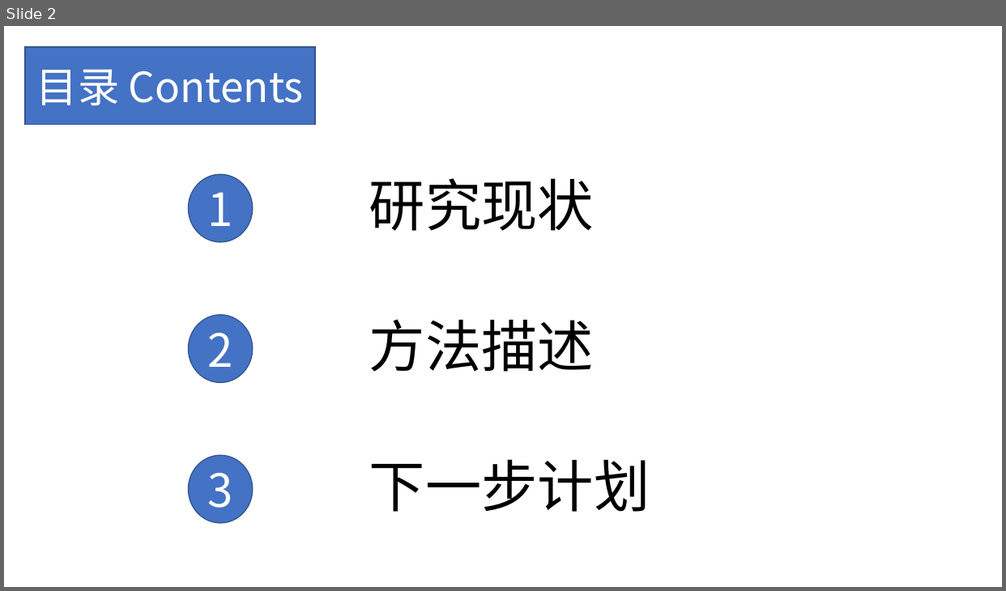
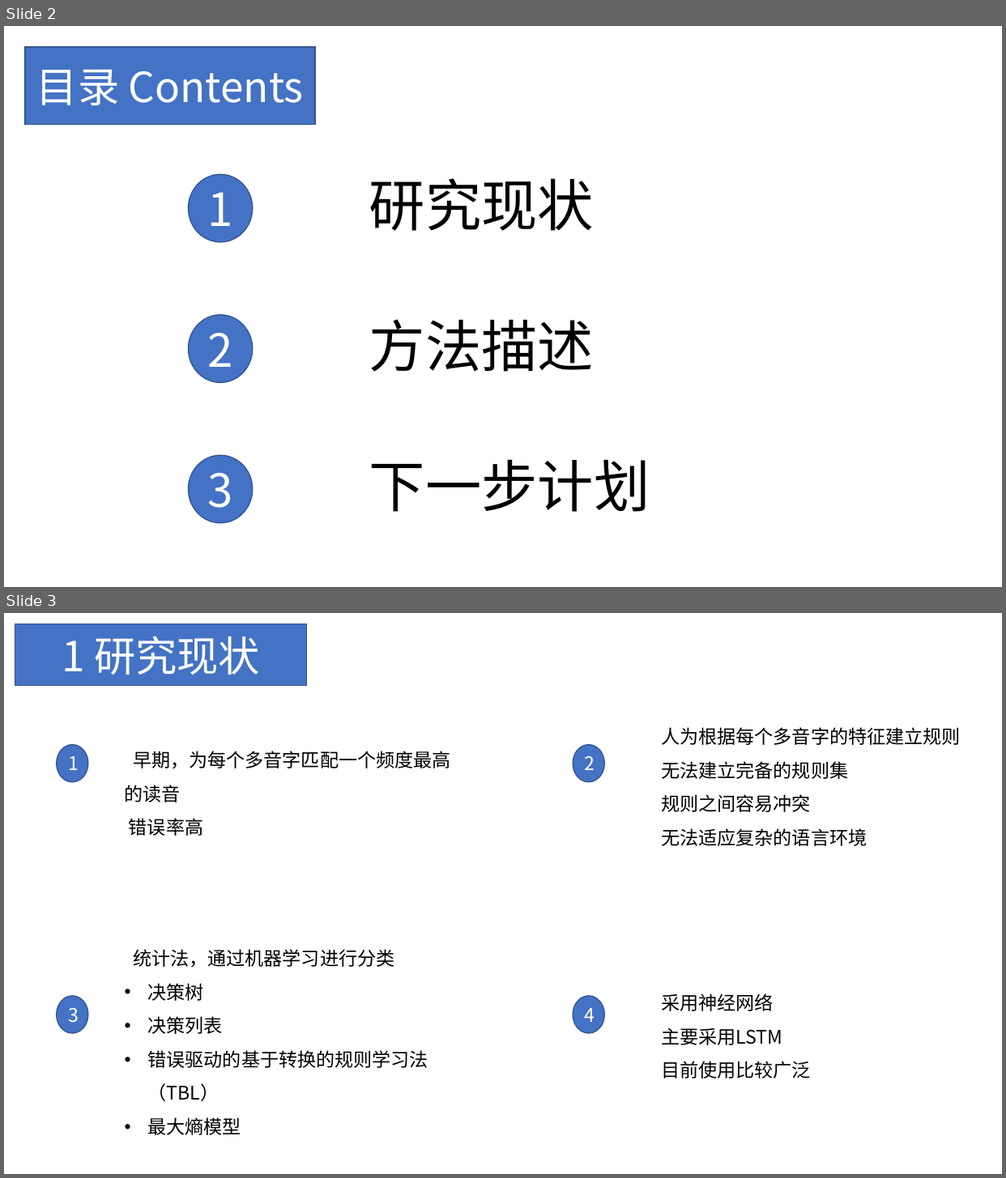
Before and after one commit to hjzin/PolyphoneDisambiguation, a slide deck: presentations/问题理解.pptx. Shown one above the other, each under a label of ours: slide 2 before the commit, slides 2 and 3 after it. The pictures are 1006x591 and 1006x1178 pixels, drawn with LibreOffice and Linux fonts; fonts in the diff are those of the drawing. Boxes give left, top, right and bottom in pixels: in the first picture for what was removed or moved away, otherwise in the second. Text is boxed around its words. In the diff, an @@ line names an element or a change of style, - is before the commit and + after.

```diff
--- a/presentations/问题理解.pptx
+++ b/presentations/问题理解.pptx
@@ slide 3 added at <box>4,613,1002,1174</box>, background #FFFFFF @@
@@ rectangle added at <box>15,624,307,686</box>, fill #4472C4, outline #325491 1 pt, 40 pt, text #FFFFFF @@
+1 研究现状
@@ text added at <box>661,727,961,846</box>, 18 pt, text #000000 @@
+人为根据每个多音字的特征建立规则
+无法建立完备的规则集
+规则之间容易冲突
+无法适应复杂的语言环境
@@ ellipse added at <box>57,745,88,782</box>, fill #4472C4, outline #325491 1 pt, 18 pt, text #FFFFFF @@
+1
@@ text added at <box>125,751,451,836</box>, 18 pt, text #000000 @@
+早期，为每个多音字匹配一个频度最高的读音
+错误率高
@@ ellipse added at <box>573,745,604,782</box>, fill #4472C4, outline #325491 1 pt, 18 pt, text #FFFFFF @@
+2
@@ text added at <box>133,949,428,1135</box>, 18 pt, text #000000 @@
+统计法，通过机器学习进行分类
+• 决策树
+• 决策列表
+• 错误驱动的基于转换的规则学习法（TBL）
+• 最大熵模型
@@ ellipse added at <box>57,996,88,1033</box>, fill #4472C4, outline #325491 1 pt, 18 pt, text #FFFFFF @@
+3
@@ ellipse added at <box>573,996,604,1033</box>, fill #4472C4, outline #325491 1 pt, 18 pt, text #FFFFFF @@
+4
@@ text added at <box>661,994,811,1079</box>, 18 pt, text #000000 @@
+采用神经网络
+主要采用LSTM
+目前使用比较广泛
```
Also in this commit, not shown: 1 slide changed, 9 other slides added, 1 slide removed.
